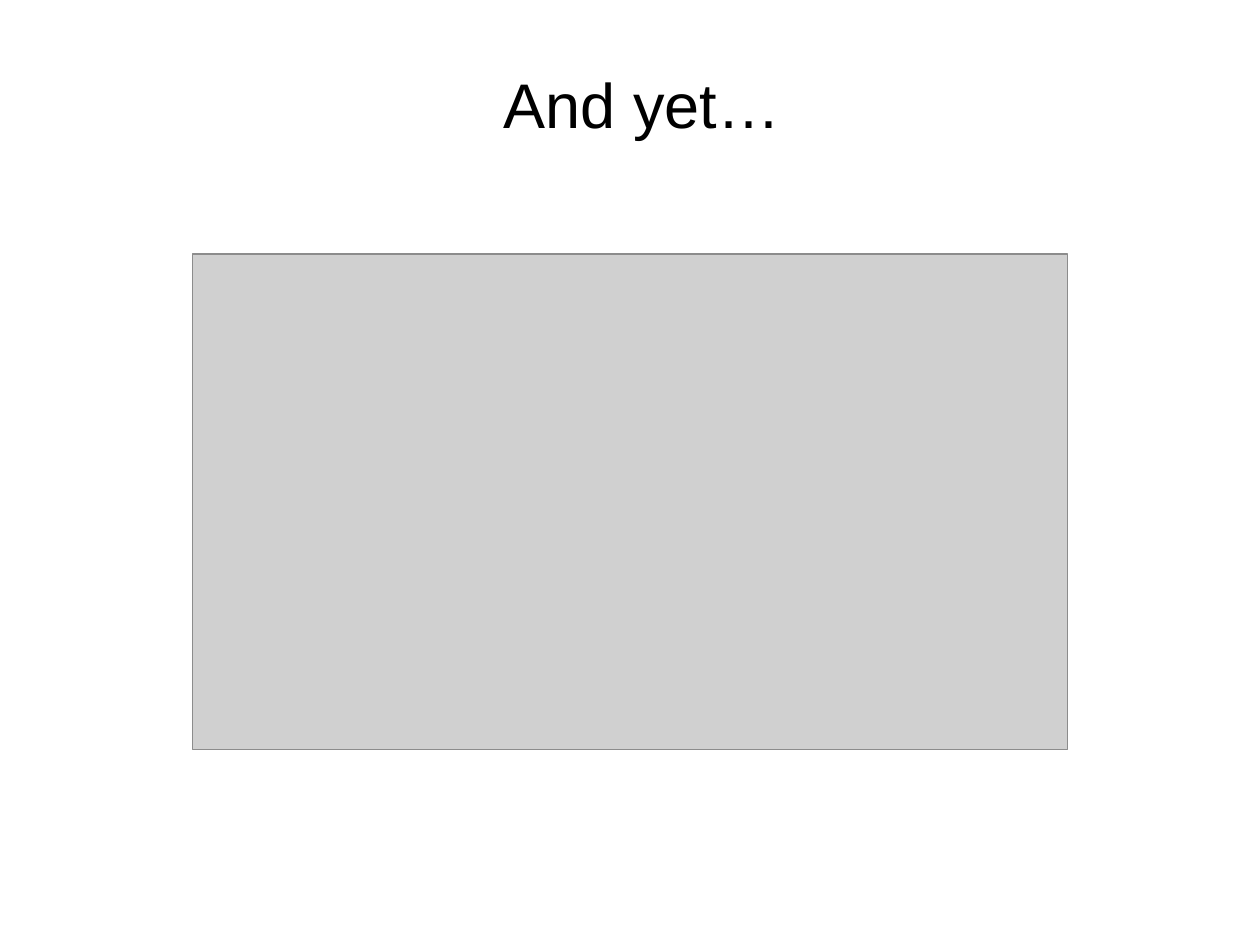
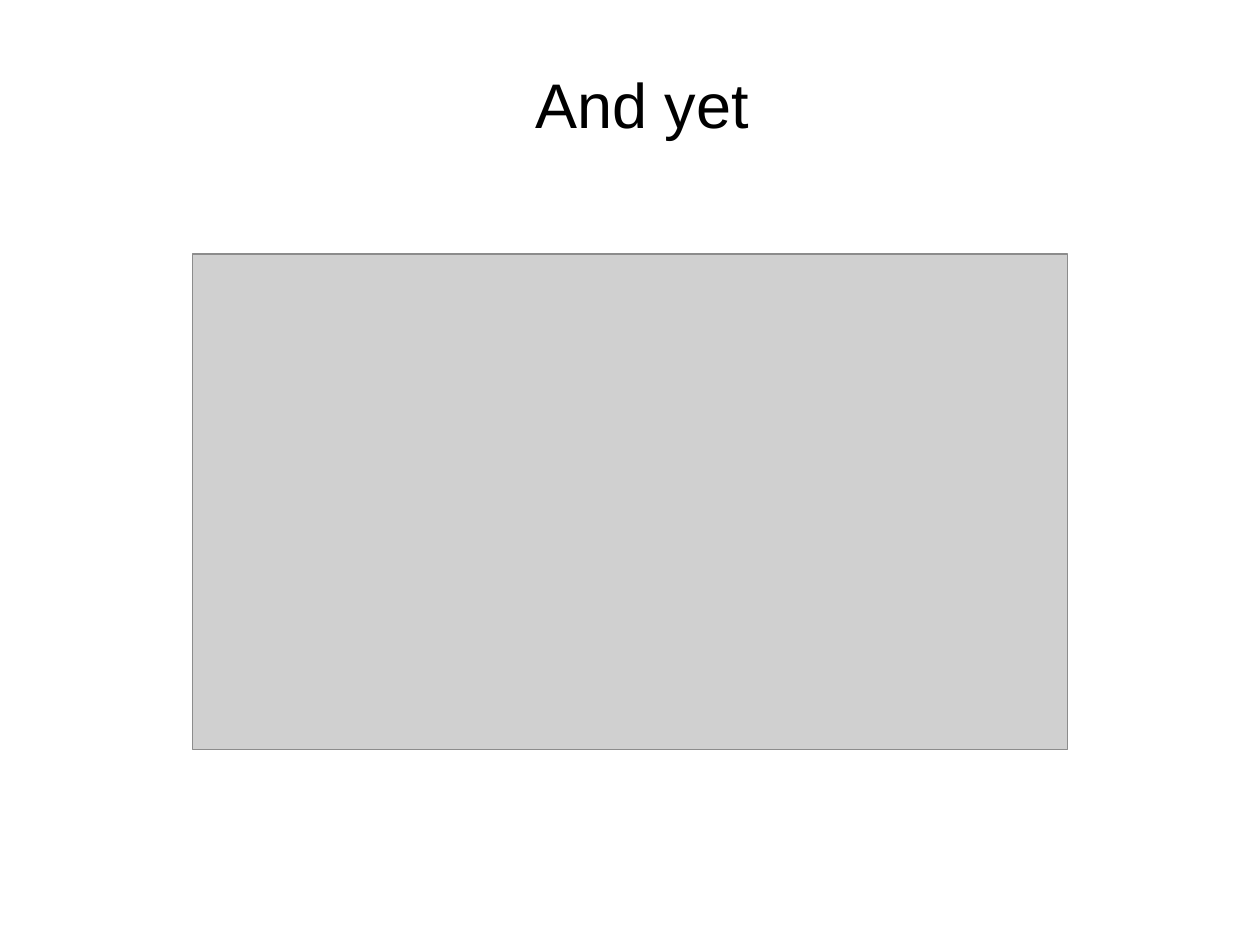
Before and after one commit to DataCurationWorkshop/HongKongCurationWorkshop, a slide deck: slide 3 of Day_2/Day_2_Lectures/Day_2_Lecture_Metadata2.pptx. Drawn at 1260x945 pixels with LibreOffice and Linux fonts; fonts in the diff are those of the drawing; grey boxes stand for pictures; background and template pictures are left out. Boxes give left, top, right and bottom in pixels: in the first picture for what was removed or moved away, otherwise in the second. Text is boxed around its words. In the diff, an @@ line names an element or a change of style, - is before the commit and + after.

```diff
--- a/Day_2/Day_2_Lectures/Day_2_Lecture_Metadata2.pptx
+++ b/Day_2/Day_2_Lectures/Day_2_Lecture_Metadata2.pptx
@@ text at (x1=535, y1=82, x2=749, y2=139): text changed @@
-And yet…
+And yet
```
Also in this commit, not shown: 6 other slides changed, 7 slides added, 4 slides removed.
